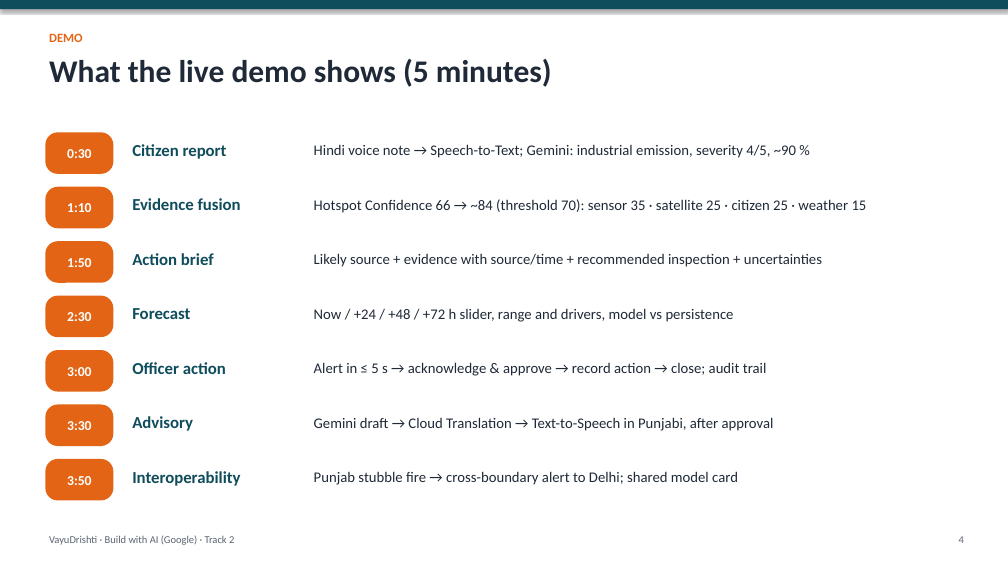
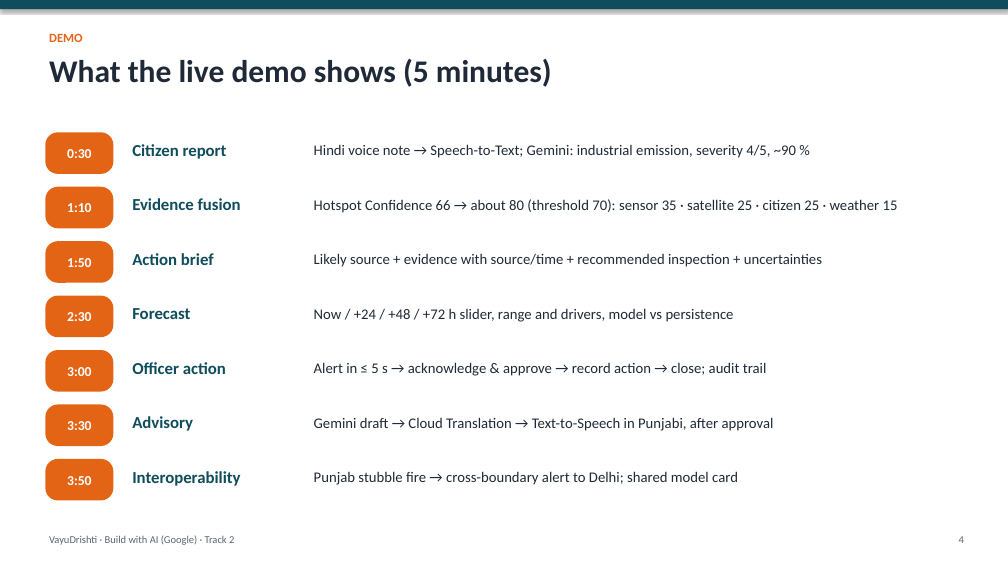
Before and after one commit to ipavanreddy/air-quality-network, a slide deck: slide 4 of docs/pitch/VayuDrishti_pitch.pptx. Drawn at 1008x567 pixels with LibreOffice and Linux fonts; fonts in the diff are those of the drawing. Boxes give left, top, right and bottom in pixels: in the first picture for what was removed or moved away, otherwise in the second. Text is boxed around its words. In the diff, an @@ line names an element or a change of style, - is before the commit and + after.

```diff
--- a/docs/pitch/VayuDrishti_pitch.pptx
+++ b/docs/pitch/VayuDrishti_pitch.pptx
@@ text at (314, 199, 898, 213): text changed @@
-Hotspot Confidence 66 → ~84 (threshold 70): sensor 35 · satellite 25 · citizen 25 · weather 15
+Hotspot Confidence 66 → about 80 (threshold 70): sensor 35 · satellite 25 · citizen 25 · weather 15
```
Also in this commit, not shown: 3 other files.
